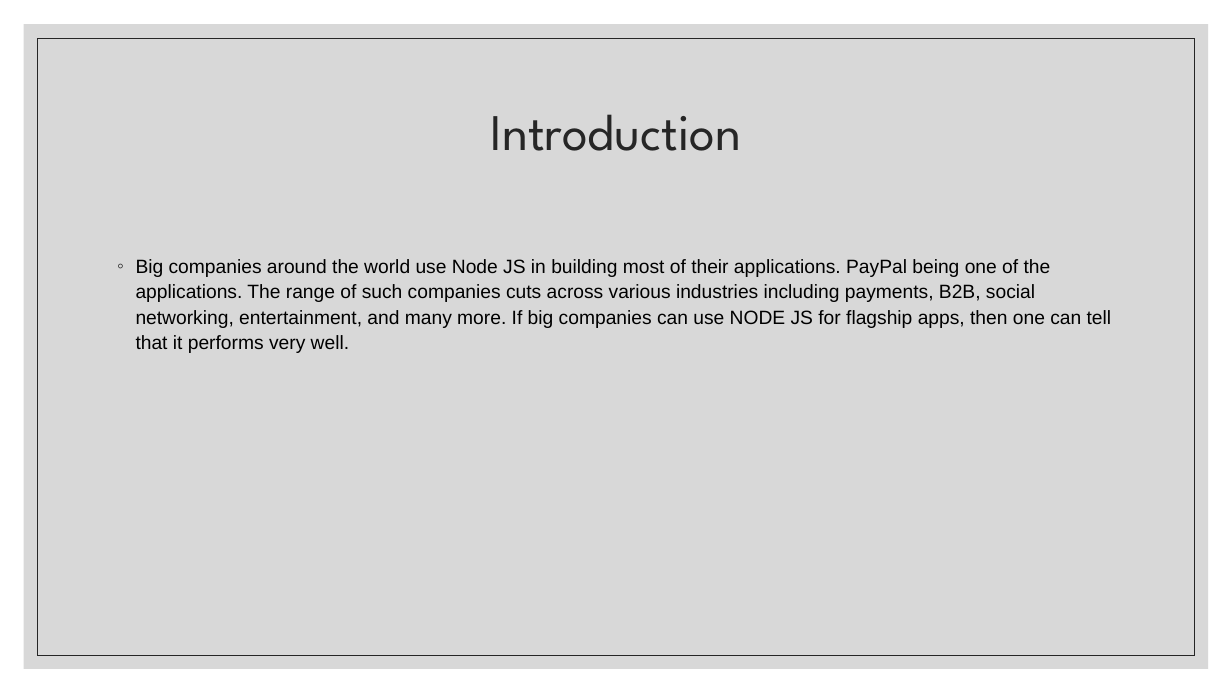
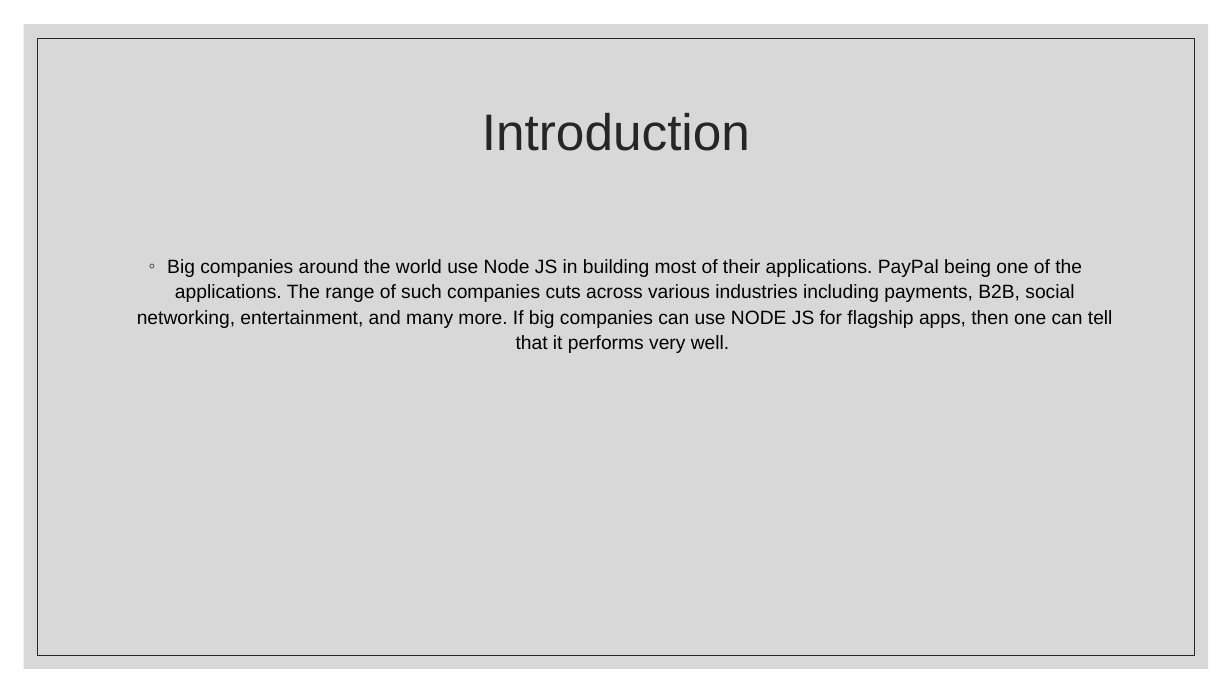
Before and after one commit to choco999/demonstration1, a slide deck: slide 2 of Paypal_Javascript.pptx. Drawn at 1232x693 pixels with LibreOffice and Linux fonts; fonts in the diff are those of the drawing. Boxes give left, top, right and bottom in pixels: in the first picture for what was removed or moved away, otherwise in the second. Text is boxed around its words. In the diff, an @@ line names an element or a change of style, - is before the commit and + after.

```diff
--- a/Paypal_Javascript.pptx
+++ b/Paypal_Javascript.pptx
@@ title "Introduction" at box(482, 113, 750, 151): font League Spartan to Arial @@
@@ text "Big companies around the world ..." at box(137, 259, 1113, 353): alignment left to centre @@
```
Also in this commit, not shown: 5 other slides changed, 5 slides added.
